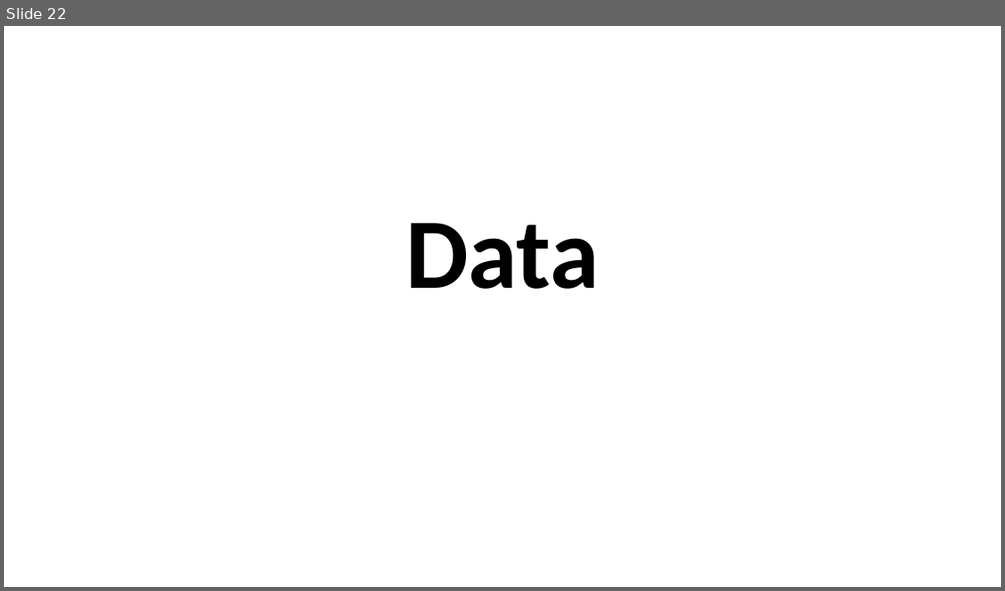
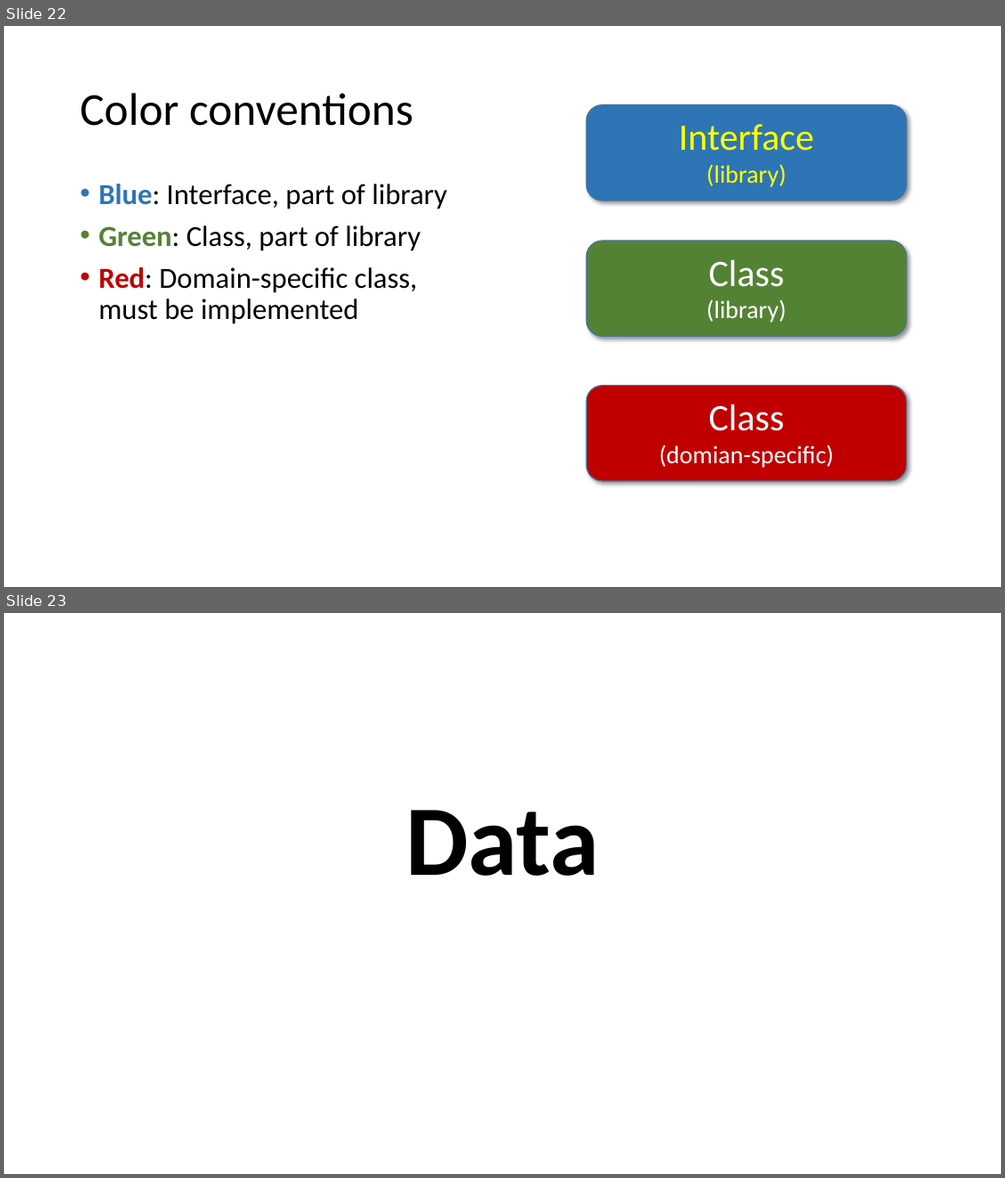
Before and after one commit to perl-easj/Teaching-materials, a slide deck: CSharpProgramming/Presentations/MVVMStarter Class Library.pptx. Shown one above the other, each under a label of ours: slide 22 before the commit, slides 22 and 23 after it. The pictures are 1005x591 and 1005x1178 pixels, drawn with LibreOffice and Linux fonts; fonts in the diff are those of the drawing. Boxes give left, top, right and bottom in pixels: in the first picture for what was removed or moved away, otherwise in the second. Text is boxed around its words. In the diff, an @@ line names an element or a change of style, - is before the commit and + after.

Commit message:
Minor updates to MVVMStarter class library presentation
Minor updates to MVVMStarter class library presentation

```diff
--- a/CSharpProgramming/Presentations/MVVMStarter Class Library.pptx
+++ b/CSharpProgramming/Presentations/MVVMStarter Class Library.pptx
@@ slide 22 added at bbox=[4, 26, 1001, 587], background #FFFFFF @@
@@ title added at bbox=[80, 93, 413, 126], 44 pt, text #000000 @@
+Color conventions
@@ rounded rectangle added at bbox=[587, 105, 906, 201], fill #2E75B6, outline #43739E 1 pt, 36 pt, text #FFFF00 @@
+Interface
+(library)
@@ text added at bbox=[98, 184, 447, 324], 28 pt, text #000000 @@
+• Blue: Interface, part of library
+• Green: Class, part of library
+• Red: Domain-specific class, must be implemented
@@ rounded rectangle added at bbox=[587, 240, 906, 337], fill #548235, outline #43739E 1 pt, 24 pt, text #FFFFFF @@
+Class
+(library)
@@ rounded rectangle added at bbox=[587, 386, 906, 482], fill #C00000, outline #43739E 1 pt, 24 pt, text #FFFFFF @@
+Class
+(domian-specific)
@@ what was slide 22 is now slide 23 @@
```
Also in this commit, not shown: 4 slides changed, 1 slide removed.
